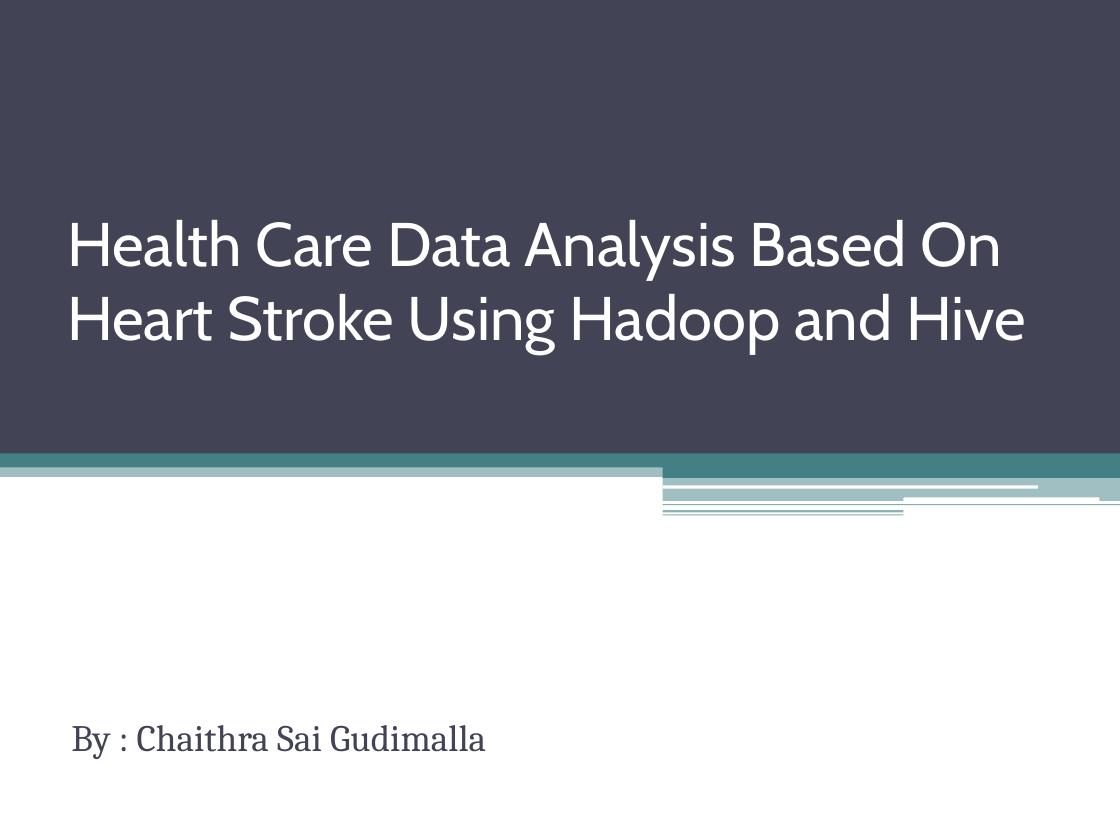
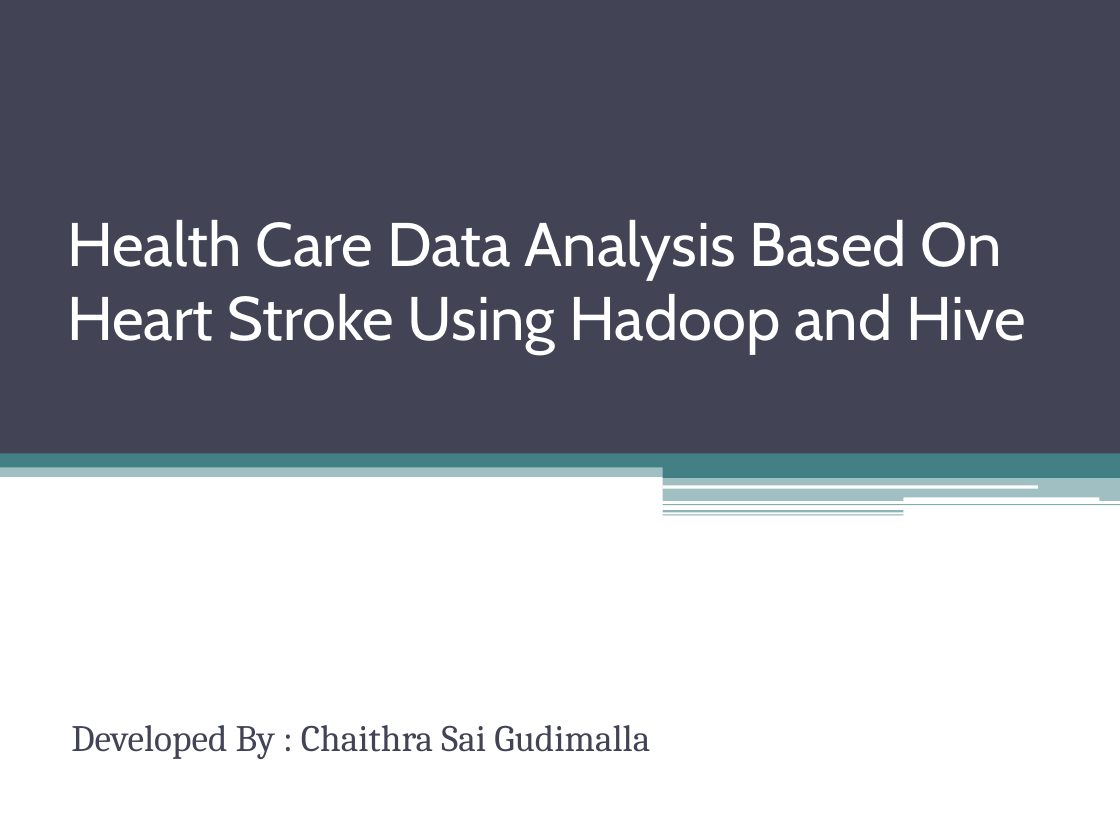
Before and after one commit to chaithragudimalla/Project1, a slide deck: slide 1 of project1.pptx. Drawn at 1120x840 pixels with LibreOffice and Linux fonts; fonts in the diff are those of the drawing. Boxes give left, top, right and bottom in pixels: in the first picture for what was removed or moved away, otherwise in the second. Text is boxed around its words. In the diff, an @@ line names an element or a change of style, - is before the commit and + after.

```diff
--- a/project1.pptx
+++ b/project1.pptx
@@ subtitle at (x1=71, y1=725, x2=650, y2=759): text changed @@
-By : Chaithra Sai Gudimalla
+Developed By : Chaithra Sai Gudimalla
```
Also in this commit, not shown: 7 other slides changed, 2 slides added.
